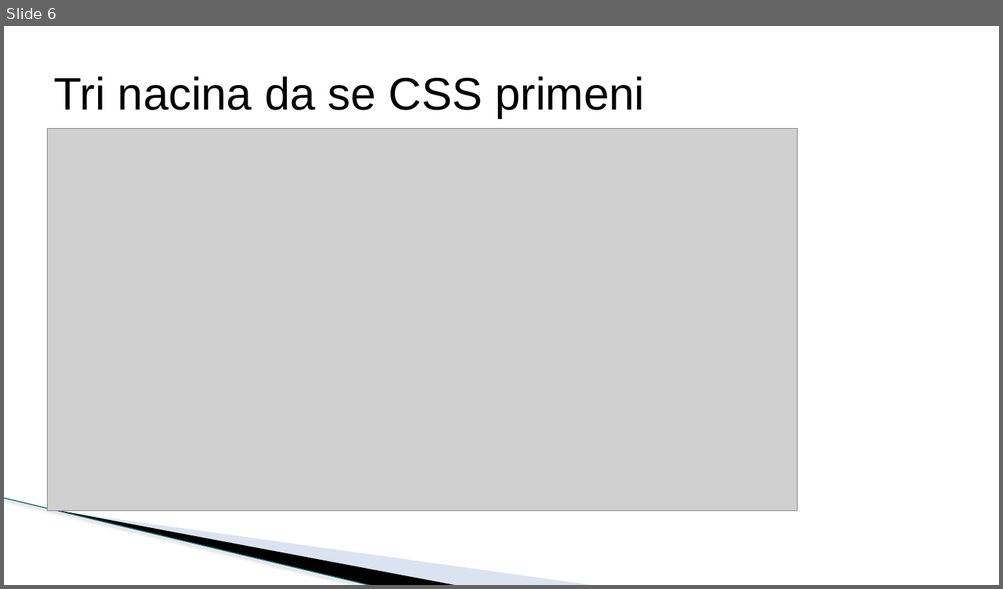
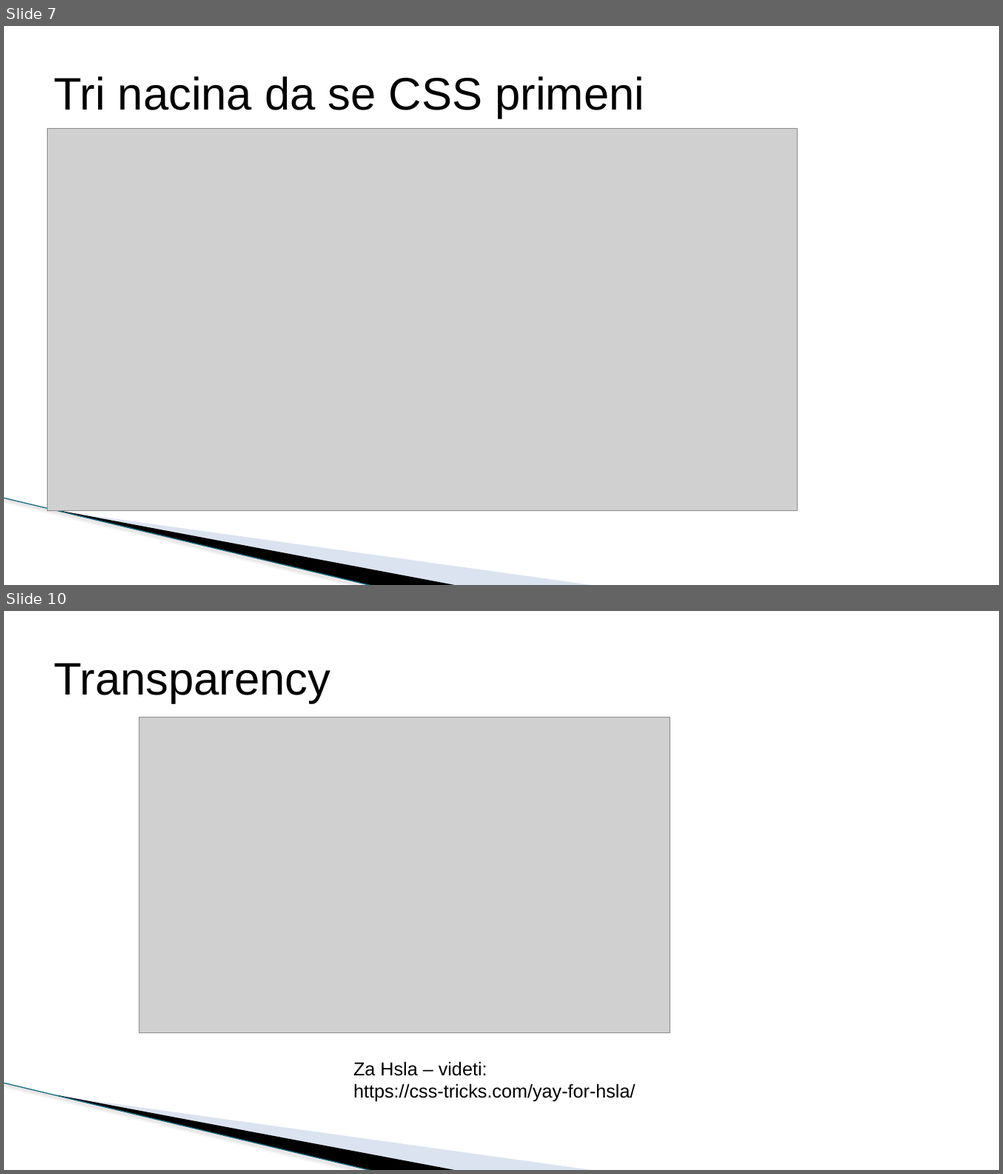
Before and after one commit to todalexcode/kurs-front-end, a slide deck: sesija-14/PPT/Front-End Developer-14.pptx. Shown one above the other, each under a label of ours: slide 6 before the commit, slides 7 and 10 after it; the slides between them are not shown. The pictures are 1003x589 and 1003x1174 pixels, drawn with LibreOffice and Linux fonts; fonts in the diff are those of the drawing; grey boxes stand for pictures; background and template pictures are left out. Boxes give left, top, right and bottom in pixels: in the first picture for what was removed or moved away, otherwise in the second. Text is boxed around its words. In the diff, an @@ line names an element or a change of style, - is before the commit and + after.

```diff
--- a/sesija-14/PPT/Front-End Developer-14.pptx
+++ b/sesija-14/PPT/Front-End Developer-14.pptx
@@ slide 10 added at bbox=[4, 611, 999, 1170], background #FFFFFF; not listed: 3 template elements that a slide beside it also shows @@
@@ title added at bbox=[54, 663, 330, 703], 44 pt, text #000000 @@
+Transparency
@@ picture added at bbox=[139, 718, 670, 1034] @@
@@ text added at bbox=[353, 1062, 634, 1102], 18 pt, text #000000 @@
+Za Hsla – videti:
+https://css-tricks.com/yay-for-hsla/
@@ what was slide 6 is now slide 7 @@
```
Also in this commit, not shown: 2 slides changed, 9 other slides added, 1 slide removed, 7 other files.
